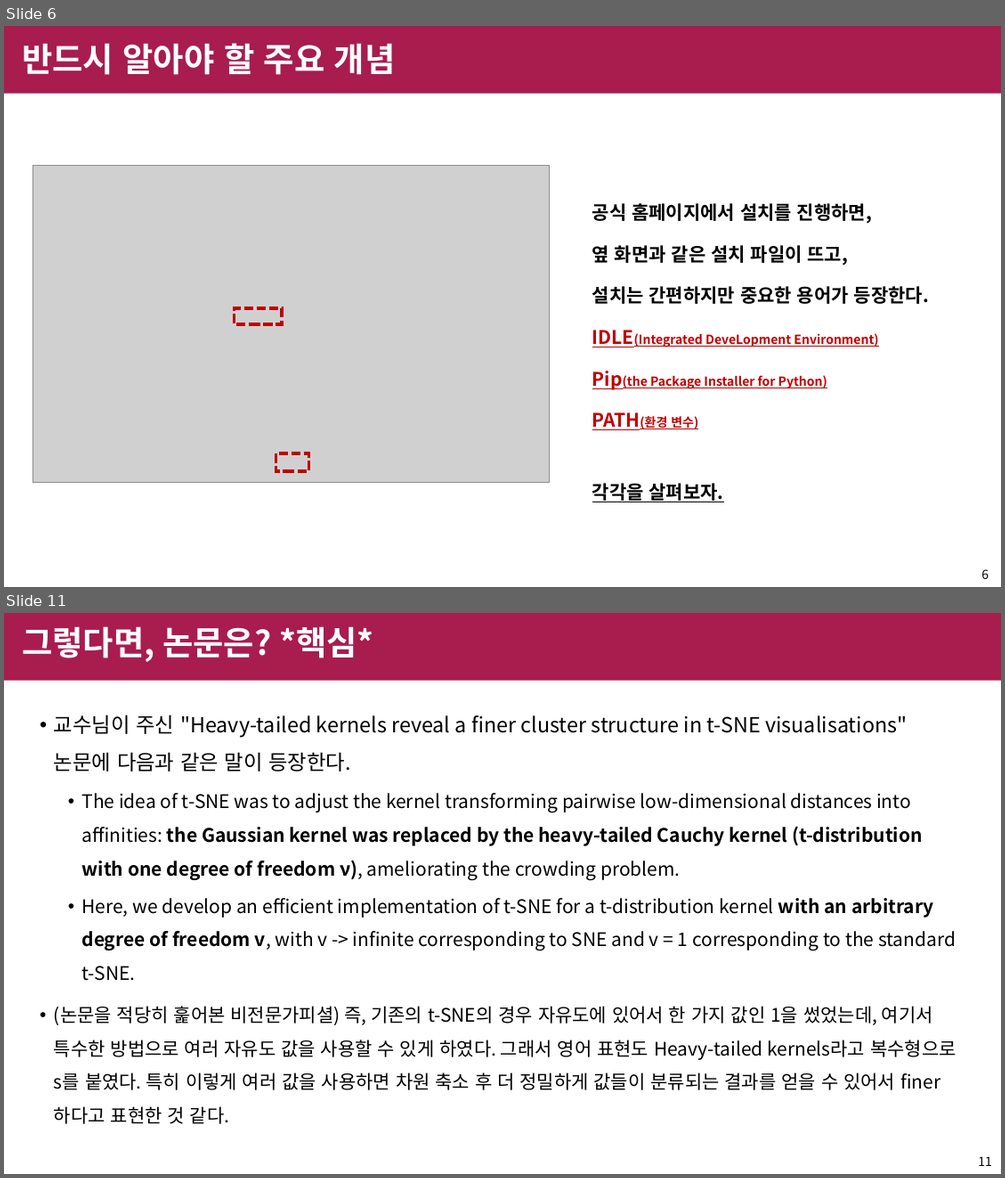
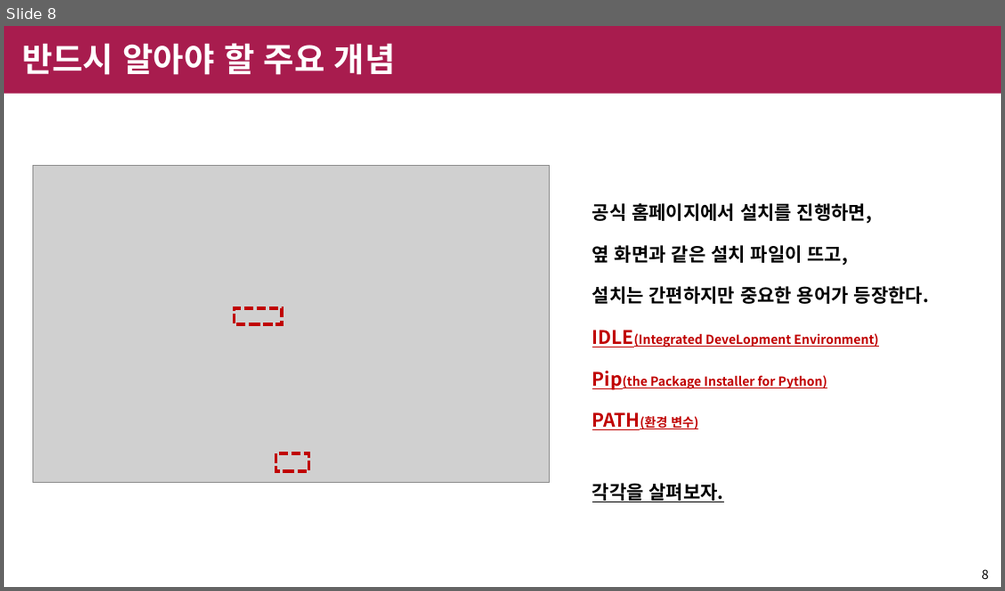
Before and after one commit to shinychan95/R_to_Python, a slide deck: R/python 설치 정리.pptx. Shown one above the other, each under a label of ours: slides 6 and 11 before the commit, slide 8 after it; the slides between them are not shown. The pictures are 1005x1178 and 1005x591 pixels, drawn with LibreOffice and Linux fonts; fonts in the diff are those of the drawing; grey boxes stand for pictures; background and template pictures are left out. Boxes give left, top, right and bottom in pixels: in the first picture for what was removed or moved away, otherwise in the second. Text is boxed around its words. In the diff, an @@ line names an element or a change of style, - is before the commit and + after.

```diff
--- a/R/python 설치 정리.pptx
+++ b/R/python 설치 정리.pptx
@@ slide 11 removed at box(4, 613, 1001, 1174), background #FFFFFF; not listed: 1 template element that a slide beside it also shows @@
@@ title removed at box(22, 626, 374, 662) @@
-그렇다면, 논문은? *핵심*
@@ text removed at box(54, 714, 956, 1124) @@
-• 교수님이 주신 "Heavy-tailed kernels reveal a finer cluster structure in t-SNE visualisations" 논문에 다음과 같은 말이 등장한다.
-  • The idea of t-SNE was to adjust the kernel transforming pairwise low-dimensional distances into affinities: the Gaussian kernel was replaced by the heavy-tailed Cauchy kernel (t-distribution with one degree of freedom ν), ameliorating the crowding problem.
-  • Here, we develop an efficient implementation of t-SNE for a t-distribution kernel with an arbitrary degree of freedom v, with v -> infinite corresponding to SNE and v = 1 corresponding to the standard t-SNE.
-• (논문을 적당히 훑어본 비전문가피셜) 즉, 기존의 t-SNE의 경우 자유도에 있어서 한 가지 값인 1을 썼었는데, 여기서 특수한 방법으로 여러 자유도 값을 사용할 수 있게 하였다. 그래서 영어 표현도 Heavy-tailed kernels라고 복수형으로 s를 붙였다. 특히 이렇게 여러 값을 사용하면 차원 축소 후 더 정밀하게 값들이 분류되는 결과를 얻을 수 있어서 finer 하다고 표현한 것 같다.
@@ page number removed at box(978, 1156, 992, 1166) @@
-11
@@ what was slide 6 is now slide 8 @@
@@ page number at box(981, 569, 988, 579): text changed @@
-6
+8
```
Also in this commit, not shown: 7 slides changed, 11 slides added, 5 other slides removed.
